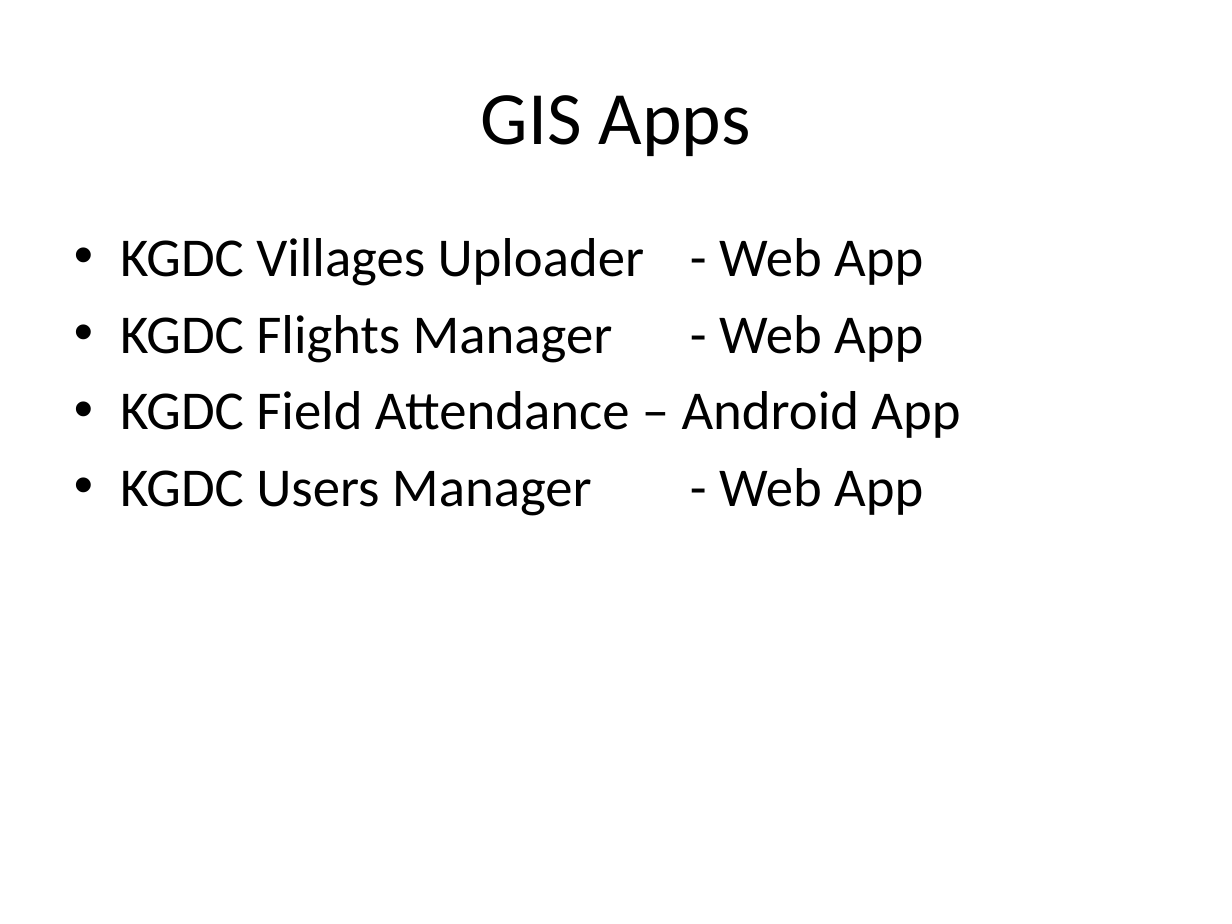
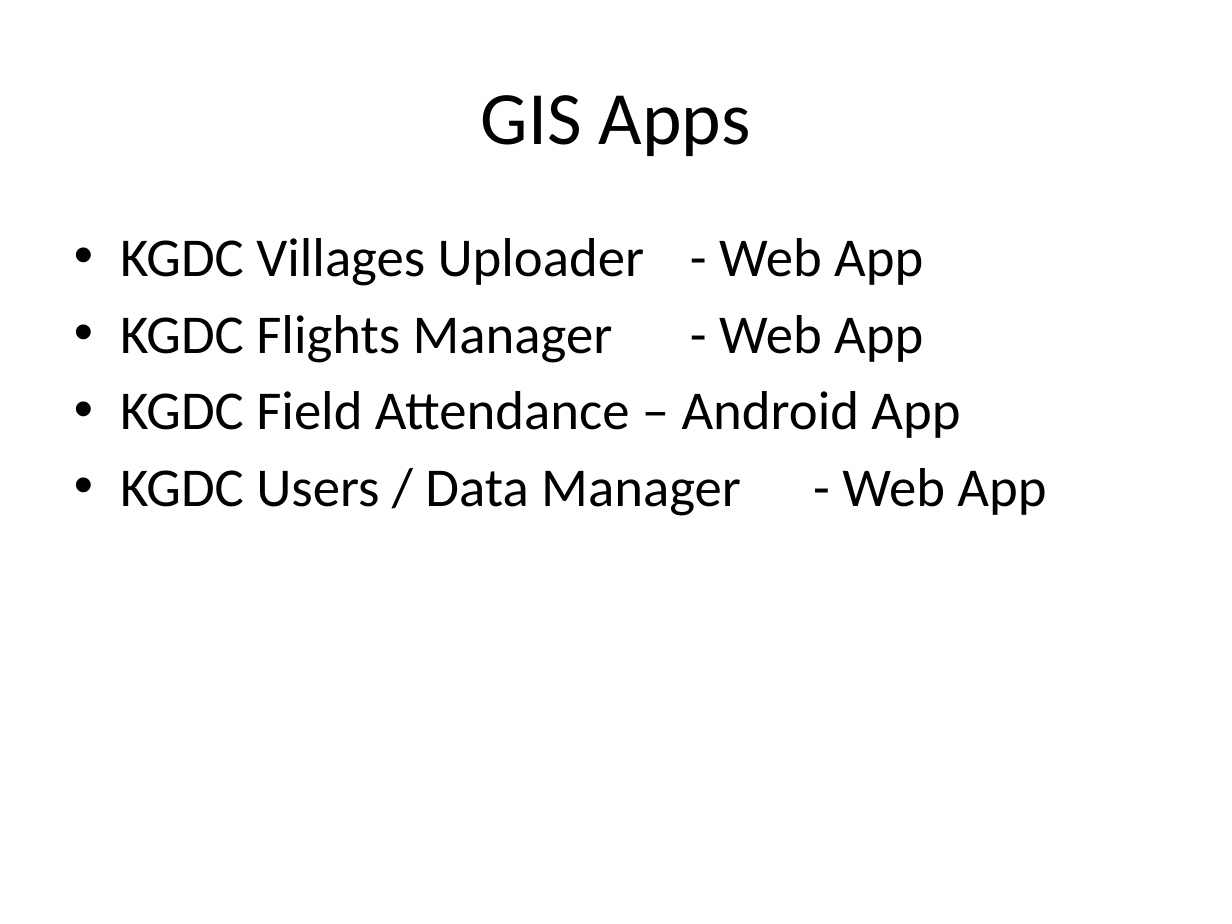
Before and after one commit to ruphil/Karnataka-GDC-Dedicated, a slide deck: slide 4 of Outline.pptx. Drawn at 1232x924 pixels with LibreOffice and Linux fonts; fonts in the diff are those of the drawing. Boxes give left, top, right and bottom in pixels: in the first picture for what was removed or moved away, otherwise in the second. Text is boxed around its words. In the diff, an @@ line names an element or a change of style, - is before the commit and + after.

```diff
--- a/Outline.pptx
+++ b/Outline.pptx
@@ text at [120, 468, 1046, 516]: text changed @@
-• KGDC Users Manager - Web App
+• KGDC Users / Data Manager - Web App
```
Also in this commit, not shown: 2 other slides changed, 13 other files.
